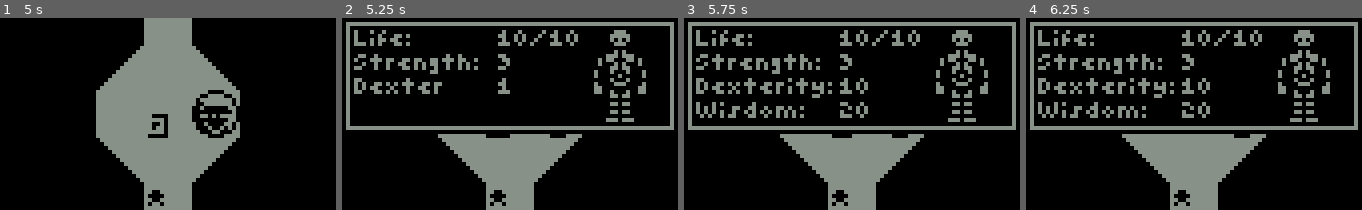
Above: before the commit, frames 1-4 (left to right).
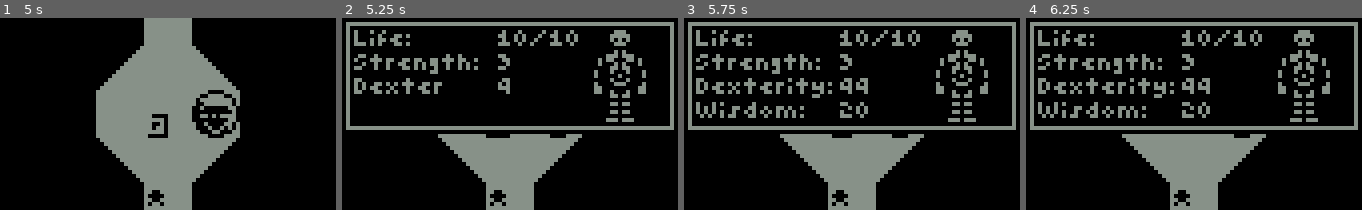
Above: after the commit, the same moments.

Repository: kiwijuice56/nokia-3310-rpg
Game: Godot game, scene res://main/main.tscn
Two runs of this game, one before a commit and one after it. Both use one fixed random seed, a clock stepped at 60 frames per second and the inputs below.
Inputs:
- Up to frame 1 (5 s): tap Enter (ui_accept) at 0.5, 0.77, 1.25, 1.52, 3.02, 3.77, 4.52 s; hold Right (ui_right) 0.53-1.28 s; hold V (item) 0.53-1.28 s; tap C (stats) at 0.8, 1.35 s; hold X (back) 1.28-2.03 s; tap V (item) at 1.55, 2.85, 4.35 s; hold Right (ui_right) 2.03-2.78 s; hold C (stats) 2.03-2.78 s; tap Z (accept) at 2.1, 2.75 s; hold Up (ui_up) 2.78-3.53 s; hold C (stats) 3.53-4.28 s; hold Left (ui_left) from 3.53 s (still down)
- Up to frame 2 (5.25 s): release Left (ui_left) at 5.03 s; hold X (back) from 5.03 s (still down); hold C (stats) from 5.03 s (still down)
- Up to frame 3 (5.75 s): keep holding X (back); keep holding C (stats)
- Up to frame 4 (6.25 s): release X (back) at 5.78 s; release C (stats) at 5.78 s; hold Right (ui_right) from 5.78 s (still down); tap Z (accept) at 5.85 s; tap Enter (ui_accept) at 6.02 s; tap V (item) at 6.05 s

Frame 1 is identical in both runs. In frame 2, 0.2% of the frame differs, in the area x 46-50%, y 31-40%; in frame 3, 0.3%, in the area x 46-55%, y 31-40%; in frame 4, 0.3%.

Commit message:
Added lots of enemies, difficulty map

Diff:
--- a/main/dungeon/dungeon.gd
+++ b/main/dungeon/dungeon.gd
@@ -3,9 +3,29 @@
 
 @export var screen: Vector2
 @export var music: Array[String] = []
-@export var encounter_difficulty: Array[int] = []
+@export var encounter_difficulty: Array[int]
 
 func _ready() -> void:
+	var ahhh = {126: 1, 114: 1, 115: 1, 116: 1, 117: 2,
+105: 2, 93: 2, 94: 2, 106: 2, 118: 2, 119: 2, 131: 2,
+143: 2, 142: 2, 130: 1, 129: 0, 141: 0, 140: 1, 139: 1,
+81: 2, 82: 2, 70: 3, 58: 3, 57: 3, 56: 3, 68: 3, 67: 3,
+55: 3, 54: 3, 53: 3, 65 : 4, 66: 4, 78: 4, 90: 4,
+89: 4, 88: 4, 76: 4, 77: 4, 64: 4, 63: 4, 62: 0, 50: 5,
+51: 5, 52: 5, 40: 5, 28: 5, 29: 5, 30: 5,
+31: 6, 43: 6, 44: 6, 45: 6, 46: 6, 34: 6, 35: 6,
+47: 7, 59: 7, 71: 7, 17: 5, 5: 5, 18: 5, 6: 5,
+7: 5, 8: 6, 9: 6, 21: 6, 33: 6, 32: 6,
+61: 5, 73: 5, 72: 7, 84: 6, 85: 6, 86: 5,
+87: 5, 75: 5, 74: 5, 99: 5, 98: 5, 97: 5, 96: 5,
+137: 3, 125: 3, 113: 3, 112: 3, 124: 3, 136: 3,
+135: 4, 134: 4, 122: 4, 110: 4, 109: 4, 108: 4, 120: 4, 121: 5,
+133: 5, 132: 5, 60: 7, 48: 7, 36: 7, 37: 3, 25: 3, 26: 3,
+14: 3, 13: 3, 12: 8, 0: 8, 1: 8, 2: 8, 3: 8, 4: 8}
+	encounter_difficulty = []
+	encounter_difficulty.resize(144)
+	for key in ahhh:
+		encounter_difficulty[key] = ahhh[key]
 	$CollisionTileMap.collision_visibility_mode = TileMap.VISIBILITY_MODE_FORCE_HIDE
 	update_screen(Vector2(6, 11))
 
--- a/main/dungeon/dungeon.tscn
+++ b/main/dungeon/dungeon.tscn
@@ -494,7 +494,7 @@
 tile_set = SubResource("TileSet_fh817")
 collision_visibility_mode = 1
 format = 2
-layer_0/tile_data = PackedInt32Array(5898327, 65536, 0, 5898 …(76492 unchanged characters)…  0, 4325388, 65536, 0, 4259852, 65536, 0)
+layer_0/tile_data = PackedInt32Array(5898327, 65536, 0, 5898 …(76492 unchanged characters)…  0, 4325388, 65536, 0, 4259852, 65536, 0, 327777, 65536, 0, 393313, 65536, 0, 196705, 65536, 0, 131169, 65536, 0)
 
 [node name="HealthMachine" parent="." instance=ExtResource("3_h7vba")]
 position = Vector2(543, 549)
@@ -1096,7 +1096,7 @@
 count = 8
 
 [node name="CacheBox50" parent="." instance=ExtResource("7_7woqm")]
-position = Vector2(255, 357)
+position = Vector2(243, 357)
 item = "Gold"
 count = 8
 
--- a/main/dungeon/fight/angel.tres
+++ /dev/null
@@ -1,14 +0,0 @@
-[gd_resource type="Resource" script_class="Enemy" load_steps=3 format=3 uid="uid://0xftdh02vd6x"]
-
-[ext_resource type="Script" path="res://main/dungeon/fight/enemy.gd" id="1_3chgv"]
-[ext_resource type="Texture2D" uid="uid://dtjr6chv7csru" path="res://main/dungeon/fight/sprites/fight_angel.png" id="2_qmcmm"]
-
-[resource]
-script = ExtResource("1_3chgv")
-life = 9
-strength = 2
-display_name = "Seraph"
-attack_description = "It tore you from limb to limb!"
-drop = "Gold"
-drop_count = 8
-sprite = ExtResource("2_qmcmm")
--- a/main/dungeon/player/player.gd
+++ b/main/dungeon/player/player.gd
@@ -15,8 +15,8 @@
 	"ui_down": Vector2(0, 1),
 }
 
-@export var encounter_chance: float = 0.02
-@export var encounter_grace: int = 18
+@export var encounter_chance: float = 0.03
+@export var encounter_grace: int = 28
 var steps: int = 0
 
 func check_stats() -> void:
@@ -118,7 +118,6 @@
 			can_move = false
 			await move_tween.finished
 			can_move = true
-
 		steps += 1
 		if steps >= encounter_grace and randf() < encounter_chance:
 			await Ref.fight_manager.fight()
--- a/main/dungeon/fight/enemy.gd
+++ b/main/enemy.gd
@@ -5,6 +5,7 @@
 @export var strength: int
 @export var display_name: String
 @export var attack_description: String
+@export var encounter_description: String
 @export var drop: String
 @export var drop_count: int
 @export var sprite: Texture2D
--- /dev/null
+++ b/main/fight/angel.tres
@@ -0,0 +1,15 @@
+[gd_resource type="Resource" script_class="Enemy" load_steps=3 format=3 uid="uid://0xftdh02vd6x"]
+
+[ext_resource type="Script" path="res://main/enemy.gd" id="1_3chgv"]
+[ext_resource type="Texture2D" uid="uid://dtjr6chv7csru" path="res://main/fight/sprites/fight_angel.png" id="2_qmcmm"]
+
+[resource]
+script = ExtResource("1_3chgv")
+life = 8
+strength = 1
+display_name = "Seraph"
+attack_description = "It tears you from limb to limb!"
+encounter_description = "A Seraphim spawns in front of you."
+drop = "Gold"
+drop_count = 3
+sprite = ExtResource("2_qmcmm")
--- /dev/null
+++ b/main/fight/crystal.tres
@@ -0,0 +1,15 @@
+[gd_resource type="Resource" script_class="Enemy" load_steps=3 format=3 uid="uid://5sa0ovyym2v3"]
+
+[ext_resource type="Script" path="res://main/enemy.gd" id="1_liqll"]
+[ext_resource type="Texture2D" uid="uid://cpe3fqr0prrp8" path="res://main/fight/sprites/fight_crystal.png" id="2_mqgcm"]
+
+[resource]
+script = ExtResource("1_liqll")
+life = 15
+strength = 4
+display_name = "Gem"
+attack_description = "It resonates within your head!"
+encounter_description = "A gem vibrates into existence."
+drop = "Gold"
+drop_count = 9
+sprite = ExtResource("2_mqgcm")
--- a/main/fight_manager.gd
+++ b/main/fight/fight_manager.gd
@@ -55,12 +55,12 @@
 	var timer = get_tree().create_timer(1.0)
 	await timer.timeout
 
-	AudioManager.play_sound("battle", 0)
+	#AudioManager.play_sound("battle", 0)
 
 	%FightMenu/VBoxContainer.visible = true
 	%OptionContainer.visible = false
 	%InfoLabel.visible = true
-	%InfoLabel.text = "A %s blocks your path." % encounter.display_name
+	%InfoLabel.text = encounter.encounter_description
 
 	timer = get_tree().create_timer(3.0)
 	await timer.timeout
@@ -93,7 +93,7 @@
 		if index == 3 and Status.player_stats.items["Bomb"] > 0:
 			Status.player_stats.items["Bomb"] -= 1
 			encounter.life -= Status.player_stats.strength * 2
-			%InfoLabel.text = "You threw a bomb and dealt %d damage!" % (Status.player_stats.strength * 2)
+			%InfoLabel.text = "You threw a bomb and deal %d damage!" % (Status.player_stats.strength * 2)
 			%EnemySprite/AnimationPlayer.play("hurt")
 			AudioManager.play_sound("bomb", 2)
 			timer = get_tree().create_timer(0.4)
@@ -105,25 +105,25 @@
 			timer = get_tree().create_timer(0.6)
 			await timer.timeout
 
-
 		if encounter.life <= 0:
 			break
-		%EnemySprite/AnimationPlayer.play("idle")
 
 		%InfoLabel.visible = true
 		Status.player_stats.life -= encounter.strength
 		update_info()
-		%InfoLabel.text = "%s dealt %d damage!" % [encounter.display_name, encounter.strength]
+		%InfoLabel.text = "It deals %d damage!" % [encounter.strength]
 		%EnemySprite/AnimationPlayer.play("attack")
+
 		AudioManager.play_sound("attack", 2)
 		await %EnemySprite/AnimationPlayer.animation_finished
 		timer = get_tree().create_timer(0.6)
 		await timer.timeout
+		%EnemySprite/AnimationPlayer.play("idle")
 
 	if encounter.life <= 0:
 		%EnemySprite.visible = false
 
-	AudioManager.stop_sound("battle")
+	#AudioManager.stop_sound("battle")
 	%InfoLabel.text = "The creature stopped breathing!"
 	AudioManager.play_sound("win", 4)
 
--- /dev/null
+++ b/main/fight/flagella.tres
@@ -0,0 +1,15 @@
+[gd_resource type="Resource" script_class="Enemy" load_steps=3 format=3 uid="uid://cxomg0yl7r344"]
+
+[ext_resource type="Script" path="res://main/enemy.gd" id="1_0x4x1"]
+[ext_resource type="Texture2D" uid="uid://cxig4havsvdvg" path="res://main/fight/sprites/fight_flagella.png" id="2_xtwrg"]
+
+[resource]
+script = ExtResource("1_0x4x1")
+life = 11
+strength = 2
+display_name = "Flagella"
+attack_description = "It thrusts wildy!"
+encounter_description = "A creature flails towards you."
+drop = "Gold"
+drop_count = 5
+sprite = ExtResource("2_xtwrg")
--- /dev/null
+++ b/main/fight/mistake.tres
@@ -0,0 +1,15 @@
+[gd_resource type="Resource" script_class="Enemy" load_steps=3 format=3 uid="uid://qyvqdo6kgb05"]
+
+[ext_resource type="Script" path="res://main/enemy.gd" id="1_uq4wj"]
+[ext_resource type="Texture2D" uid="uid://ddu5wdjysmcdk" path="res://main/fight/sprites/fight_mistake.png" id="2_fetkl"]
+
+[resource]
+script = ExtResource("1_uq4wj")
+life = 26
+strength = 8
+display_name = "Mistake"
+attack_description = "It slices into your chest!"
+encounter_description = "A blob of flesh emerges from the darkness."
+drop = "Gold"
+drop_count = 12
+sprite = ExtResource("2_fetkl")
--- /dev/null
+++ b/main/fight/ofanim.tres
@@ -0,0 +1,15 @@
+[gd_resource type="Resource" script_class="Enemy" load_steps=3 format=3 uid="uid://dtjixrivsyqe6"]
+
+[ext_resource type="Script" path="res://main/enemy.gd" id="1_hdbrb"]
+[ext_resource type="Texture2D" uid="uid://soy5g4tm3bvs" path="res://main/fight/sprites/fight_eye.png" id="2_ktsvr"]
+
+[resource]
+script = ExtResource("1_hdbrb")
+life = 30
+strength = 9
+display_name = "Ofanim"
+attack_description = "It attempts to erase your existence."
+encounter_description = "An Ofanim appears within your mind."
+drop = "Gold"
+drop_count = 13
+sprite = ExtResource("2_ktsvr")
--- /dev/null
+++ b/main/fight/plant.tres
@@ -0,0 +1,15 @@
+[gd_resource type="Resource" script_class="Enemy" load_steps=3 format=3 uid="uid://cpe3lf1if6jx2"]
+
+[ext_resource type="Script" path="res://main/enemy.gd" id="1_qfp38"]
+[ext_resource type="Texture2D" uid="uid://bndjrevr5kcab" path="res://main/fight/sprites/fight_plant.png" id="2_ewpad"]
+
+[resource]
+script = ExtResource("1_qfp38")
+life = 22
+strength = 6
+display_name = "Totem"
+attack_description = "It poured acid over you!"
+encounter_description = "A sapling sprouts from the dust."
+drop = "Gold"
+drop_count = 11
+sprite = ExtResource("2_ewpad")
--- /dev/null
+++ b/main/fight/poles.tres
@@ -0,0 +1,15 @@
+[gd_resource type="Resource" script_class="Enemy" load_steps=3 format=3 uid="uid://dqbib3mqvgfe4"]
+
+[ext_resource type="Script" path="res://main/enemy.gd" id="1_apj3v"]
+[ext_resource type="Texture2D" uid="uid://b5r1nh3tuyfr4" path="res://main/fight/sprites/fight_poles.png" id="2_h5kxb"]
+
+[resource]
+script = ExtResource("1_apj3v")
+life = 15
+strength = 3
+display_name = "Poles"
+attack_description = "The group pounces on you!"
+encounter_description = "A row of heads emerges from the darkness."
+drop = "Gold"
+drop_count = 7
+sprite = ExtResource("2_h5kxb")
--- /dev/null
+++ b/main/fight/slime.tres
@@ -0,0 +1,15 @@
+[gd_resource type="Resource" script_class="Enemy" load_steps=3 format=3 uid="uid://d0s1wcbbkn2dx"]
+
+[ext_resource type="Script" path="res://main/enemy.gd" id="1_awoe6"]
+[ext_resource type="Texture2D" uid="uid://0aw8jyj8hjd4" path="res://main/fight/sprites/fight_slime.png" id="2_6ffnd"]
+
+[resource]
+script = ExtResource("1_awoe6")
+life = 5
+strength = 3
+display_name = "Slime"
+attack_description = "It singes your flesh!"
+encounter_description = "A burning ooze seeps from the ground."
+drop = "Gold"
+drop_count = 4
+sprite = ExtResource("2_6ffnd")
--- /dev/null
+++ b/main/fight/totem.tres
@@ -0,0 +1,15 @@
+[gd_resource type="Resource" script_class="Enemy" load_steps=3 format=3 uid="uid://3llug2b0qnqe"]
+
+[ext_resource type="Script" path="res://main/enemy.gd" id="1_xvkcv"]
+[ext_resource type="Texture2D" uid="uid://bpj6ij6ujhg4g" path="res://main/fight/sprites/fight_manikin.png" id="2_p3gdw"]
+
+[resource]
+script = ExtResource("1_xvkcv")
+life = 18
+strength = 5
+display_name = "Totem"
+attack_description = "It chants ominously."
+encounter_description = "A totem shakes to life."
+drop = "Gold"
+drop_count = 10
+sprite = ExtResource("2_p3gdw")
--- a/main/main.tscn
+++ b/main/main.tscn
@@ -9,9 +9,17 @@
 [ext_resource type="Script" path="res://main/dungeon/player/player.gd" id="3_adq4t"]
 [ext_resource type="Theme" uid="uid://cwrkv7lqfv2jk" path="res://main/ui/theme.tres" id="4_4lmjv"]
 [ext_resource type="PackedScene" uid="uid://doejr0rb0c3oh" path="res://main/ui/itembox/itembox.tscn" id="5_p5lcg"]
-[ext_resource type="Texture2D" uid="uid://dtjr6chv7csru" path="res://main/dungeon/fight/sprites/fight_angel.png" id="6_nquky"]
-[ext_resource type="Script" path="res://main/fight_manager.gd" id="11_7ij1p"]
-[ext_resource type="Resource" uid="uid://0xftdh02vd6x" path="res://main/dungeon/fight/angel.tres" id="12_v6mow"]
+[ext_resource type="Texture2D" uid="uid://dtjr6chv7csru" path="res://main/fight/sprites/fight_angel.png" id="6_nquky"]
+[ext_resource type="Script" path="res://main/fight/fight_manager.gd" id="11_7ij1p"]
+[ext_resource type="Resource" uid="uid://0xftdh02vd6x" path="res://main/fight/angel.tres" id="12_v6mow"]
+[ext_resource type="Resource" uid="uid://dtjixrivsyqe6" path="res://main/fight/ofanim.tres" id="13_7m41y"]
+[ext_resource type="Resource" uid="uid://d0s1wcbbkn2dx" path="res://main/fight/slime.tres" id="13_pt4s2"]
+[ext_resource type="Resource" uid="uid://cxomg0yl7r344" path="res://main/fight/flagella.tres" id="14_y4hq0"]
+[ext_resource type="Resource" uid="uid://dqbib3mqvgfe4" path="res://main/fight/poles.tres" id="15_y16h1"]
+[ext_resource type="Resource" uid="uid://5sa0ovyym2v3" path="res://main/fight/crystal.tres" id="16_ogxuw"]
+[ext_resource type="Resource" uid="uid://3llug2b0qnqe" path="res://main/fight/totem.tres" id="17_m5yok"]
+[ext_resource type="Resource" uid="uid://cpe3lf1if6jx2" path="res://main/fight/plant.tres" id="18_1ew7n"]
+[ext_resource type="Resource" uid="uid://qyvqdo6kgb05" path="res://main/fight/mistake.tres" id="19_4piv5"]
 
 [sub_resource type="StyleBoxFlat" id="StyleBoxFlat_07i4m"]
 content_margin_left = 0.0
@@ -341,4 +349,4 @@
 
 [node name="FightManager" type="Node" parent="."]
 script = ExtResource("11_7ij1p")
-encounters = Array[Array]([[ExtResource("12_v6mow")]])
+encounters = Array[Array]([[], [ExtResource("12_v6mow"), ExtResource("13_pt4s2")], [ExtResource("14_y4hq0")], [ExtResource("15_y16h1")], [ExtResource("16_ogxuw")], [ExtResource("17_m5yok")], [ExtResource("18_1ew7n")], [ExtResource("19_4piv5")], [ExtResource("13_7m41y")]])
--- a/main/stats/status.gd
+++ b/main/stats/status.gd
@@ -9,7 +9,7 @@
 		player_stats.max_life = 10
 		player_stats.life = 10
 		player_stats.strength = 3
-		player_stats.dexterity = 10
+		player_stats.dexterity = 99
 		player_stats.wisdom = 20
 		player_stats.items = {"Gold": 10, "Soma": 2, "Bomb": 2, "Corpse": 0}
 
Binary file removed: main/dungeon/fight/sprites/fight_angel.png
Binary file changed: main/dungeon/map.png
Binary file added: main/fight/sprites/fight_angel.png
Not shown, added: main/fight/sprites/fight_angel.png.import
Binary file added: main/fight/sprites/fight_crystal.png
Not shown, added: main/fight/sprites/fight_crystal.png.import
Binary file added: main/fight/sprites/fight_eye.png
Not shown, added: main/fight/sprites/fight_eye.png.import
Binary file added: main/fight/sprites/fight_flagella.png
Not shown, changed: main/fight/sprites/fight_flagella.png.import
Binary file added: main/fight/sprites/fight_manikin.png
Not shown, added: main/fight/sprites/fight_manikin.png.import
(and 9 more such lines)
